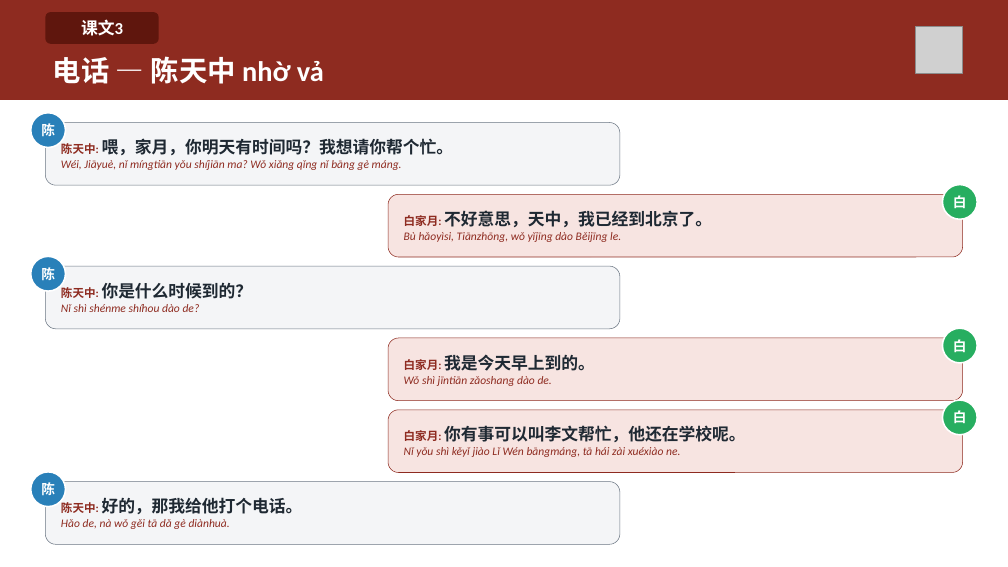
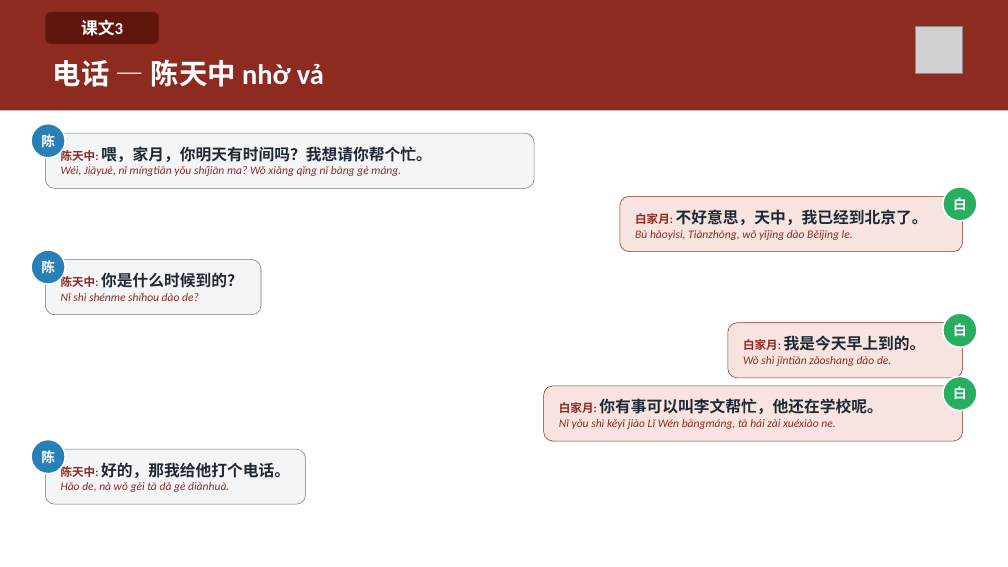
Before and after one commit to HuyenNguyen911/chinese-learning-os, a slide deck: slide 17 of output/hsk2/buoi01_moian_vitquay/slide/Buoi-01-Moian-Vitquay.pptx. Drawn at 1008x567 pixels with LibreOffice and Linux fonts; fonts in the diff are those of the drawing; grey boxes stand for pictures. Boxes give left, top, right and bottom in pixels: in the first picture for what was removed or moved away, otherwise in the second. Text is boxed around its words. In the diff, an @@ line names an element or a change of style, - is before the commit and + after.

```diff
--- a/output/hsk2/buoi01_moian_vitquay/slide/Buoi-01-Moian-Vitquay.pptx
+++ b/output/hsk2/buoi01_moian_vitquay/slide/Buoi-01-Moian-Vitquay.pptx
@@ rectangle: place and size @@
-rectangle at <box>0,0,1008,100</box>
+rectangle at <box>0,0,1008,110</box>
@@ ellipse "陈": place and size @@
-ellipse "陈" at <box>31,113,66,147</box>
+ellipse "陈" at <box>31,124,65,158</box>
@@ rounded rectangle "陈天中: 喂，家月，你明天有时间吗？我想请你帮个忙。": place and size @@
-rounded rectangle "陈天中: 喂，家月，你明天有时间吗？我想请你帮个忙。" at <box>45,123,620,185</box>
+rounded rectangle "陈天中: 喂，家月，你明天有时间吗？我想请你帮个忙。" at <box>45,133,535,188</box>
@@ text in rounded rectangle at <box>61,146,432,162</box>: size 16 to 15 pt in "喂，家月，你明天有时间吗？我想请你帮个忙。" @@
@@ rounded rectangle "白家月: 不好意思，天中，我已经到北京了。": place and size @@
-rounded rectangle "白家月: 不好意思，天中，我已经到北京了。" at <box>388,194,963,257</box>
+rounded rectangle "白家月: 不好意思，天中，我已经到北京了。" at <box>620,197,963,252</box>
@@ text in rounded rectangle at <box>635,209,928,225</box>: size 16 to 15 pt in "不好意思，天中，我已经到北京了。" @@
@@ ellipse "陈": place and size @@
-ellipse "陈" at <box>31,256,66,291</box>
+ellipse "陈" at <box>31,250,65,284</box>
@@ rounded rectangle "陈天中: 你是什么时候到的？": place and size @@
-rounded rectangle "陈天中: 你是什么时候到的？" at <box>45,266,620,329</box>
+rounded rectangle "陈天中: 你是什么时候到的？" at <box>45,259,261,315</box>
@@ text in rounded rectangle at <box>61,272,243,288</box>: size 16 to 15 pt in "你是什么时候到的？" @@
@@ rounded rectangle "白家月: 我是今天早上到的。": place and size @@
-rounded rectangle "白家月: 我是今天早上到的。" at <box>388,338,963,401</box>
+rounded rectangle "白家月: 我是今天早上到的。" at <box>728,323,963,378</box>
@@ ellipse "白": place and size @@
-ellipse "白" at <box>943,328,978,363</box>
+ellipse "白" at <box>943,313,977,347</box>
@@ text in rounded rectangle at <box>743,335,926,351</box>: size 16 to 15 pt in "我是今天早上到的。" @@
@@ rounded rectangle "白家月: 你有事可以叫李文帮忙，他还在学校呢。": place and size @@
-rounded rectangle "白家月: 你有事可以叫李文帮忙，他还在学校呢。" at <box>388,410,963,473</box>
+rounded rectangle "白家月: 你有事可以叫李文帮忙，他还在学校呢。" at <box>544,386,963,441</box>
@@ ellipse "白": place and size @@
-ellipse "白" at <box>943,400,978,435</box>
+ellipse "白" at <box>943,377,977,411</box>
@@ text in rounded rectangle at <box>559,398,882,414</box>: size 16 to 15 pt in "你有事可以叫李文帮忙，他还在学校呢。" @@
@@ ellipse "陈": place and size @@
-ellipse "陈" at <box>31,472,66,507</box>
+ellipse "陈" at <box>31,439,65,473</box>
@@ rounded rectangle "陈天中: 好的，那我给他打个电话。": place and size @@
-rounded rectangle "陈天中: 好的，那我给他打个电话。" at <box>45,482,620,544</box>
+rounded rectangle "陈天中: 好的，那我给他打个电话。" at <box>45,449,306,504</box>
@@ text in rounded rectangle at <box>61,462,290,478</box>: size 16 to 15 pt in "好的，那我给他打个电话。" @@
```
Also in this commit, not shown: 24 other slides changed, 16 other files.
